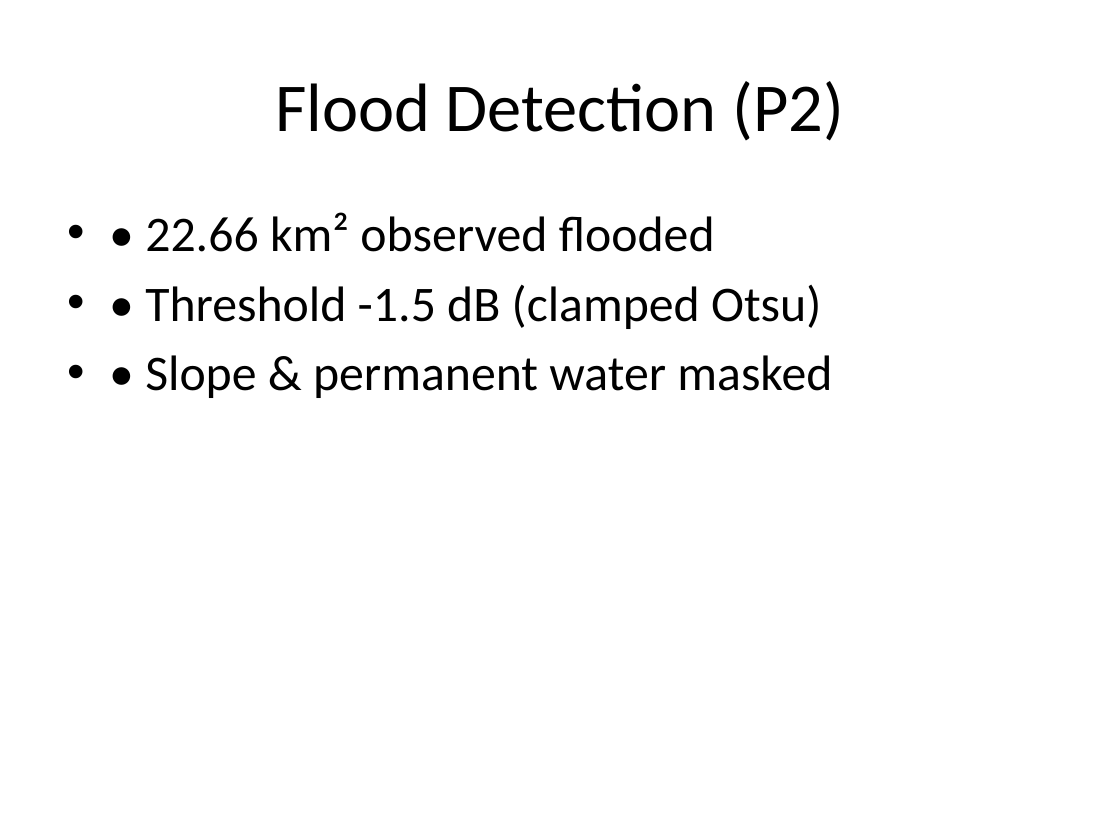
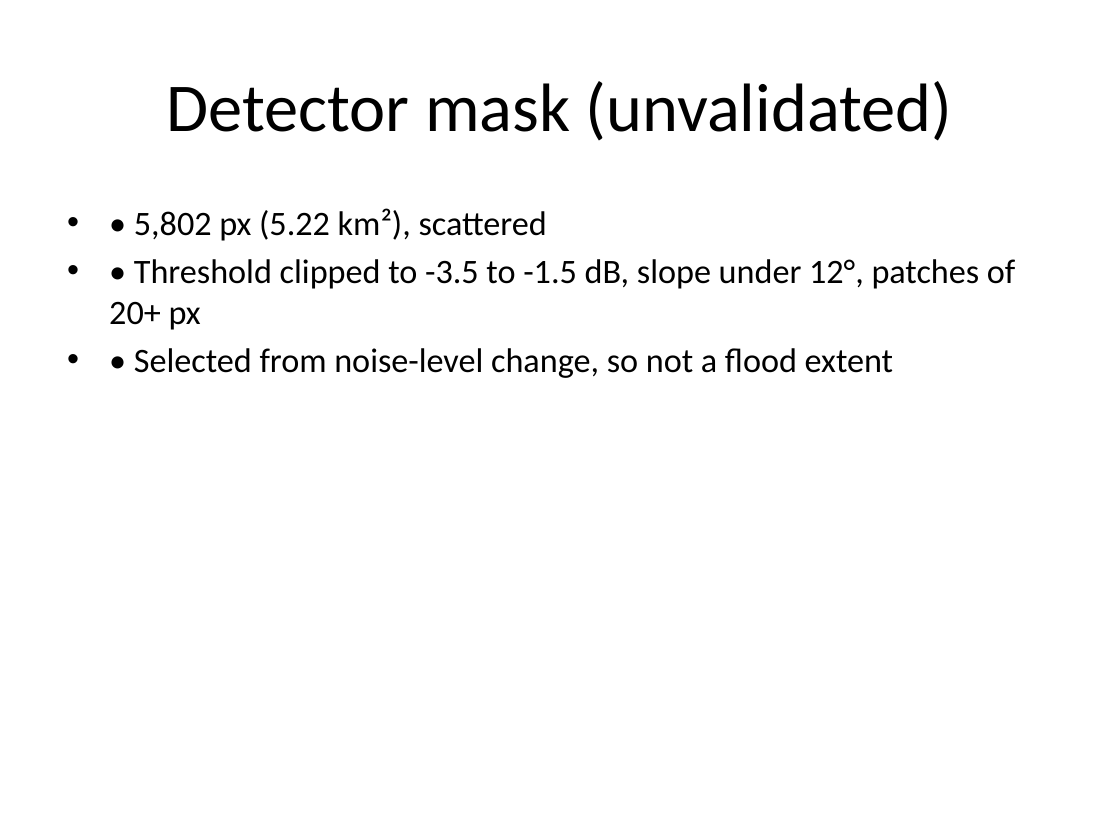
Before and after one commit to MANIKANTH678/trishuli-flood-mapping, a slide deck: slide 6 of outputs/presentation.pptx (slide 5 before the commit). Drawn at 1120x840 pixels with LibreOffice and Linux fonts; fonts in the diff are those of the drawing. Boxes give left, top, right and bottom in pixels: in the first picture for what was removed or moved away, otherwise in the second. Text is boxed around its words. In the diff, an @@ line names an element or a change of style, - is before the commit and + after.

```diff
--- a/outputs/presentation.pptx
+++ b/outputs/presentation.pptx
@@ title at (167, 81, 952, 141): text changed @@
-Flood Detection (P2)
+Detector mask (unvalidated)
@@ text at (109, 208, 1015, 378): text changed; size 32 to 22 pt @@
-• • 22.66 km² observed flooded
-• • Threshold -1.5 dB (clamped Otsu)
-• • Slope & permanent water masked
+• • 5,802 px (5.22 km²), scattered
+• • Threshold clipped to -3.5 to -1.5 dB, slope under 12°, patches of 20+ px
+• • Selected from noise-level change, so not a flood extent
```
Also in this commit, not shown: 6 other slides changed, 3 slides added, 3 slides removed, 1 other file.
